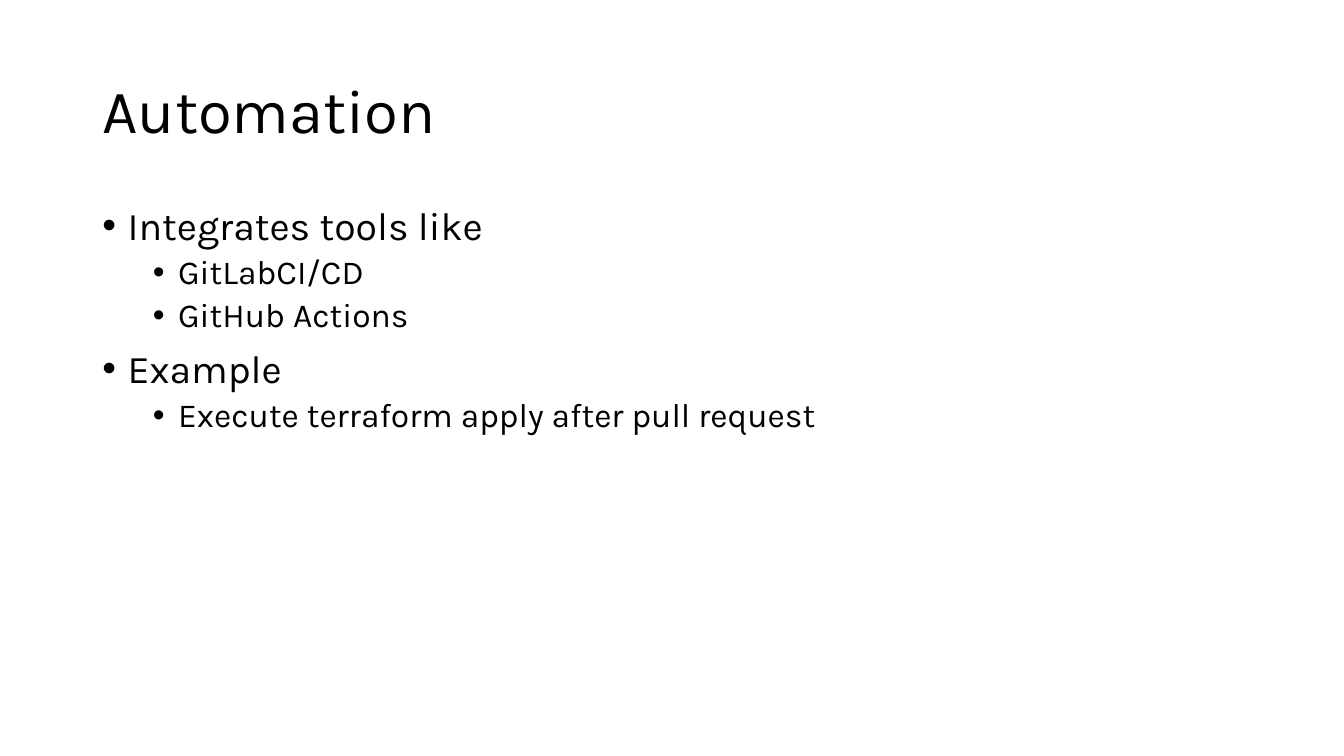
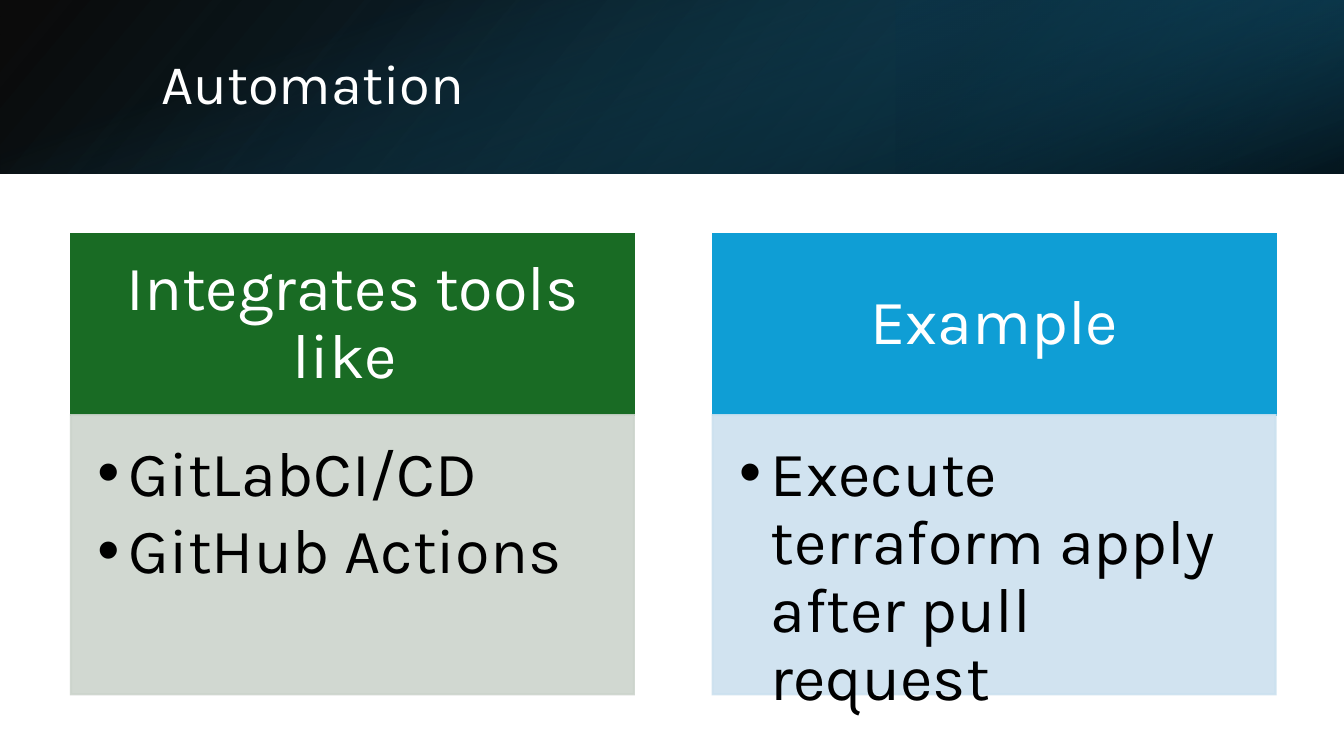
Before and after one commit to sebivenlo/esd-2024-terraform, a slide deck: slide 13 of Presentation/Terraform.pptx. Drawn at 1344x756 pixels with LibreOffice and Linux fonts; fonts in the diff are those of the drawing. Boxes give left, top, right and bottom in pixels: in the first picture for what was removed or moved away, otherwise in the second. Text is boxed around its words. In the diff, an @@ line names an element or a change of style, - is before the commit and + after.

```diff
--- a/Presentation/Terraform.pptx
+++ b/Presentation/Terraform.pptx
@@ rectangle added at bbox=[0, 0, 1344, 173], fill gradient #000000 to #104862 @@
@@ rectangle added at bbox=[0, 1, 1343, 174], fill gradient #156082 to #000000 @@
@@ rectangle added at bbox=[896, 0, 1344, 173], fill gradient #0B3041 to #156082 @@
@@ title "Automation": place and size @@
-title "Automation" at bbox=[102, 90, 435, 134]
+title "Automation" at bbox=[161, 65, 464, 105]
@@ title "Automation" at bbox=[161, 65, 464, 105]: size 44 to 40 pt, text colour #000000 to #FFFFFF @@
@@ text removed at bbox=[128, 213, 815, 436] @@
-• Integrates tools like
-  • GitLabCI/CD
-  • GitHub Actions
-• Example
-  • Execute terraform apply after pull request
@@ group added at bbox=[71, 234, 1275, 715]: 4 rectangles, 4 texts @@
+Integrates tools like
+  • GitLabCI/CD
+  • GitHub Actions
+Example
+  • Execute terraform apply after pull request
```
Also in this commit, not shown: 17 other slides changed, 2 slides added, 2 slides removed.
